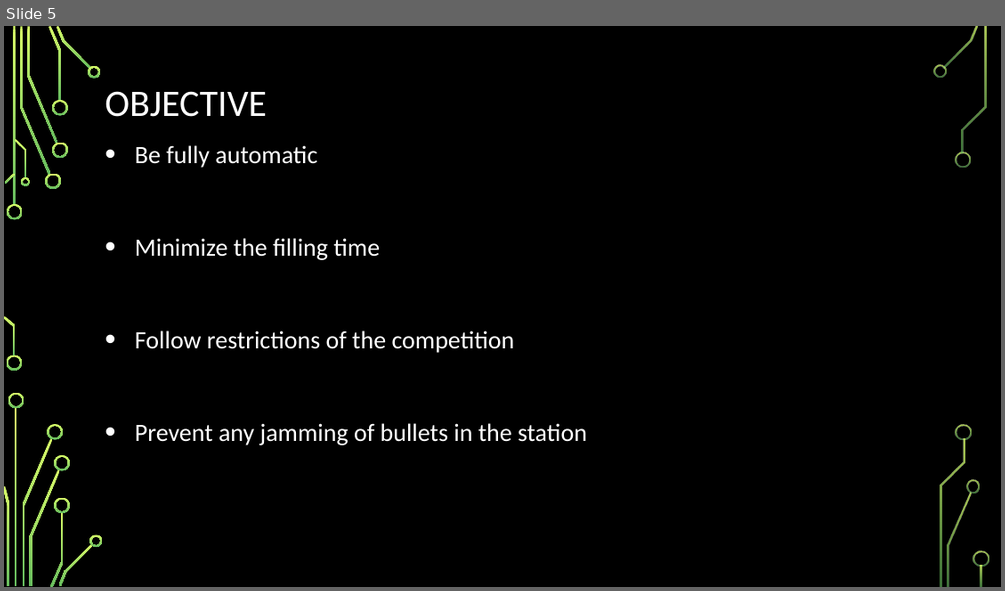
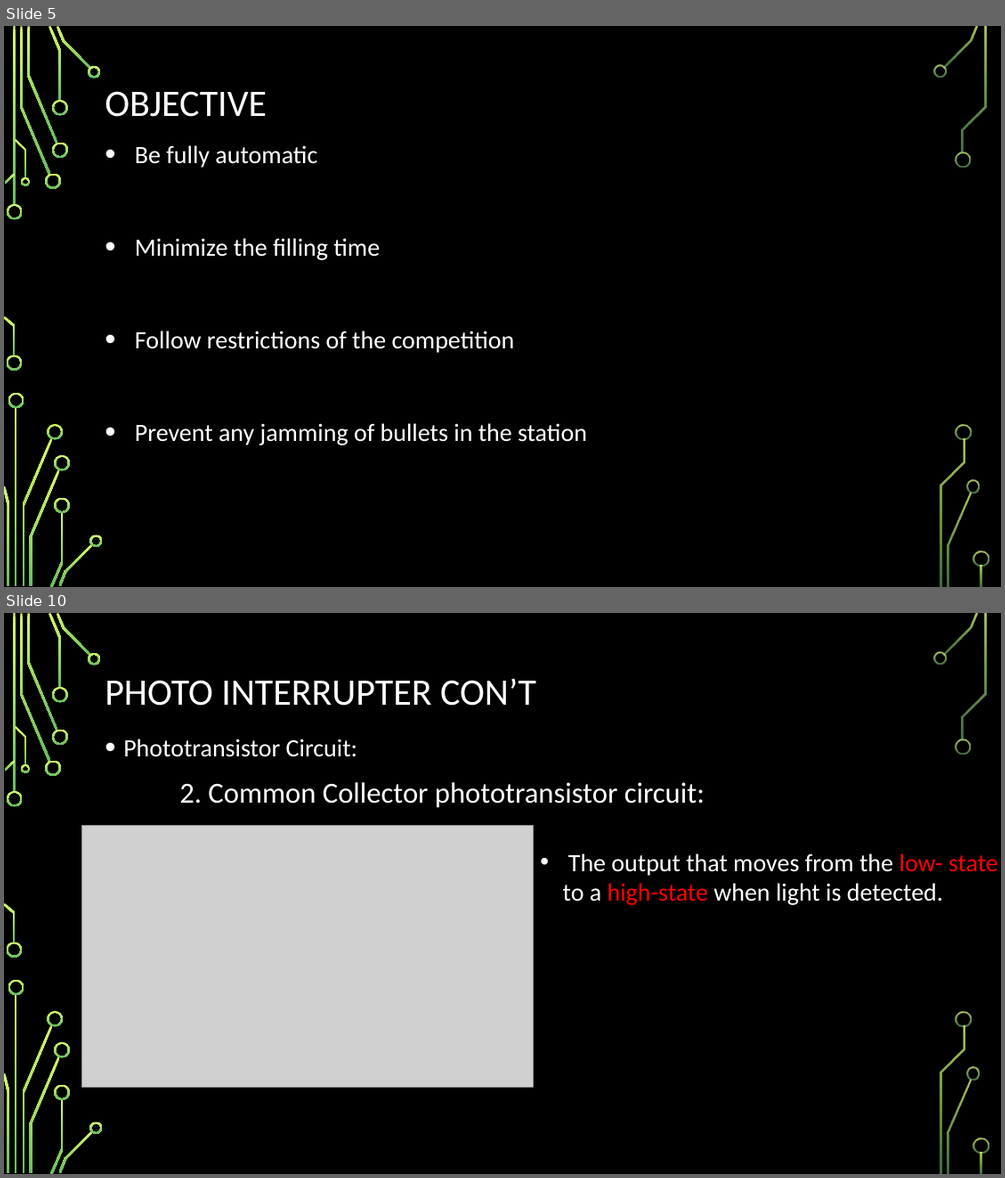
Before and after one commit to RahmatSaeedi/ECE_Capstone_Project, a slide deck: CDR.pptx. Shown one above the other, each under a label of ours: slide 5 before the commit, slides 5 and 10 after it; the slides between them are not shown. The pictures are 1005x591 and 1005x1178 pixels, drawn with LibreOffice and Linux fonts; fonts in the diff are those of the drawing; grey boxes stand for pictures; background and template pictures are left out. Boxes give left, top, right and bottom in pixels: in the first picture for what was removed or moved away, otherwise in the second. Text is boxed around its words. In the diff, an @@ line names an element or a change of style, - is before the commit and + after.

```diff
--- a/CDR.pptx
+++ b/CDR.pptx
@@ slide 10 added at (4,613,1001,1174), background picture (left out); not listed: 36 template elements that a slide beside it also shows @@
@@ title added at (105,678,536,706), 36 pt, text #FFFFFF @@
+PHOTO INTERRUPTER CON’T
@@ text added at (123,738,704,808), 28 pt, text #FFFFFF @@
+• Phototransistor Circuit:
+    2. Common Collector phototransistor circuit:
@@ picture added at (81,825,534,1086) @@
@@ text added at (563,853,998,905), 24 pt, text #FFFFFF @@
+• The output that moves from the low- state
+to a high-state when light is detected.
```
Also in this commit, not shown: 4 other slides added, 1 other file.
